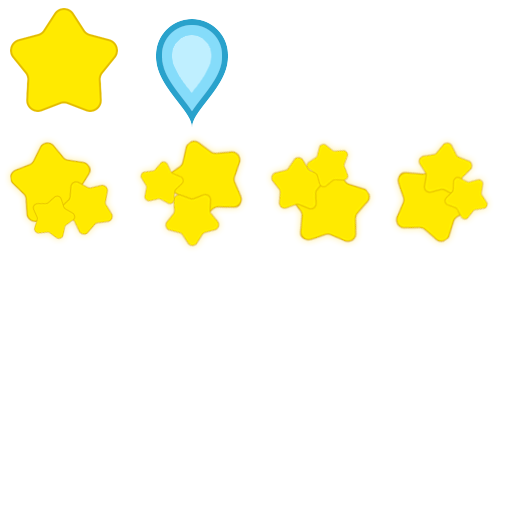
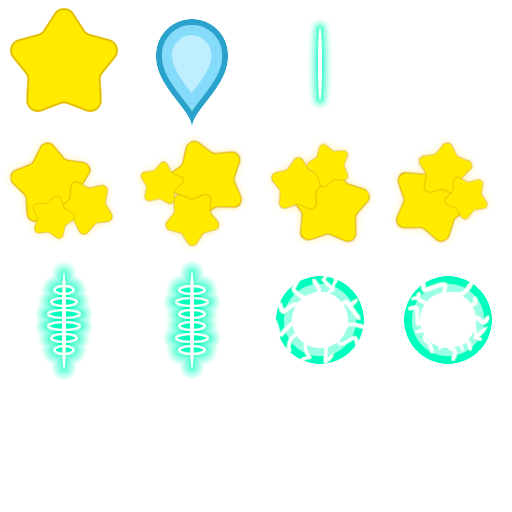
Before/after of a w=512, h=512 layered artwork. What changed in the layer stack:
added group "Group 4" with 4 layers above "Group 3" over [275, 275, 490, 364]
added layer "Layer 16" in group "Group 4" over [407, 278, 490, 362]
added layer "Ellipse 3" (1st of 2, in "Group 4") in group "Group 4" over [412, 284, 484, 356]
added layer "Layer 15" in group "Group 4" over [275, 275, 365, 364]
added layer "Ellipse 3" (2nd of 2, in "Group 4") in group "Group 4" over [284, 284, 356, 356]
added group "Group 3" (1st of 2) with 7 layers above "Group 3" over [175, 272, 209, 368]
added layer "Ellipse 2" (1st of 12, in "Group 3") in group "Group 3" over [175, 333, 209, 343]
added layer "Ellipse 2" (2nd of 12, in "Group 3") (90%) in group "Group 3" over [175, 297, 209, 307]
added layer "Ellipse 2" (3rd of 12, in "Group 3") in group "Group 3" over [178, 345, 206, 355]
added layer "Ellipse 2" (4th of 12, in "Group 3") in group "Group 3" over [178, 321, 206, 331]
added layer "Ellipse 2" (5th of 12, in "Group 3") in group "Group 3" over [178, 285, 206, 295]
added layer "Ellipse 2" (6th of 12, in "Group 3") in group "Group 3" over [178, 309, 206, 319]
added layer "Ellipse 1" (1st of 3, in "Group 3") in group "Group 3" over [190, 272, 194, 368]
added group "Group 3" (2nd of 2) with 7 layers above "Group 2" over [47, 273, 81, 369]
added layer "Ellipse 2" (7th of 12, in "Group 3") in group "Group 3" over [47, 321, 81, 331]
added layer "Ellipse 2" (8th of 12, in "Group 3") (90%) in group "Group 3" over [47, 309, 81, 319]
added layer "Ellipse 2" (9th of 12, in "Group 3") in group "Group 3" over [50, 333, 78, 343]
added layer "Ellipse 2" (10th of 12, in "Group 3") in group "Group 3" over [50, 297, 78, 307]
added layer "Ellipse 1" (2nd of 3, in "Group 3") in group "Group 3" over [62, 273, 66, 369]
added group "Group 2" with 1 layers above "droplet" over [318, 28, 322, 100]
added layer "Ellipse 1" (3rd of 3, in "Group 2") in group "Group 2" over [318, 28, 322, 100]
…and 2 more changes (2 added)
